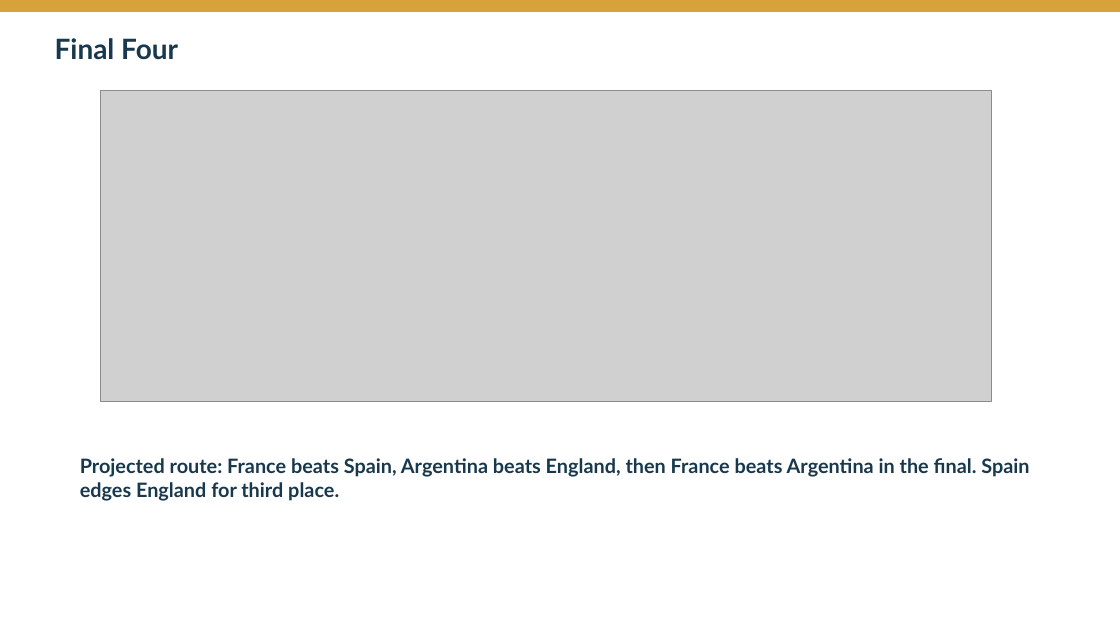
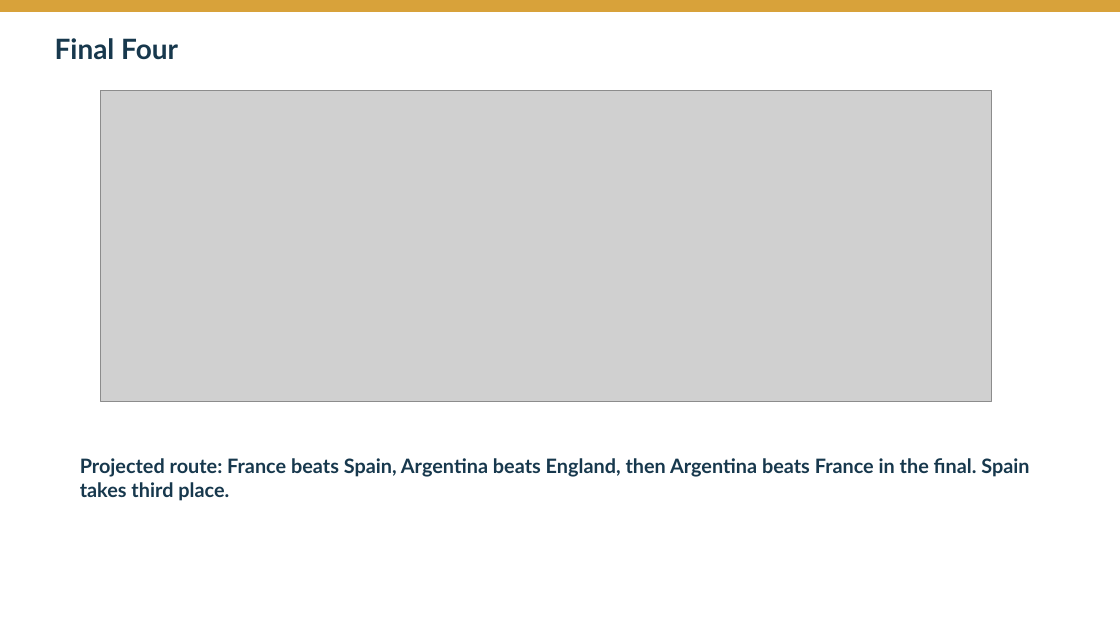
Before and after one commit to Zyy7390/worldcup26, a slide deck: slide 7 of outputs/presentations/worldcup_2026_prediction_bracket_deck.pptx. Drawn at 1120x630 pixels with LibreOffice and Linux fonts; fonts in the diff are those of the drawing; grey boxes stand for pictures. Boxes give left, top, right and bottom in pixels: in the first picture for what was removed or moved away, otherwise in the second. Text is boxed around its words. In the diff, an @@ line names an element or a change of style, - is before the commit and + after.

```diff
--- a/outputs/presentations/worldcup_2026_prediction_bracket_deck.pptx
+++ b/outputs/presentations/worldcup_2026_prediction_bracket_deck.pptx
@@ text at [80,458,1029,501]: text changed @@
-Projected route: France beats Spain, Argentina beats England, then France beats Argentina in the final. Spain edges England for third place.
+Projected route: France beats Spain, Argentina beats England, then Argentina beats France in the final. Spain takes third place.
```
Also in this commit, not shown: 7 other slides changed, 33 other files.
